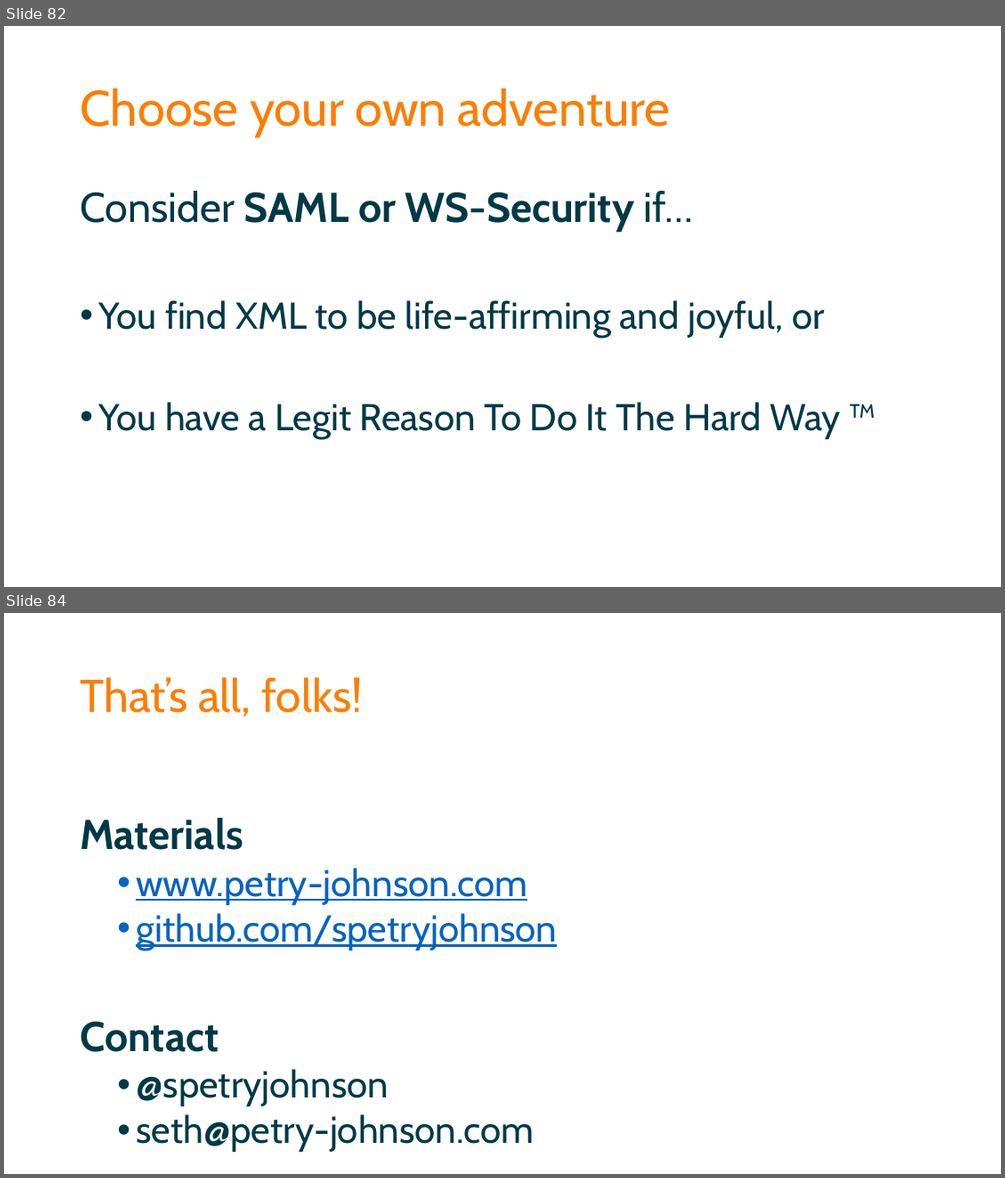
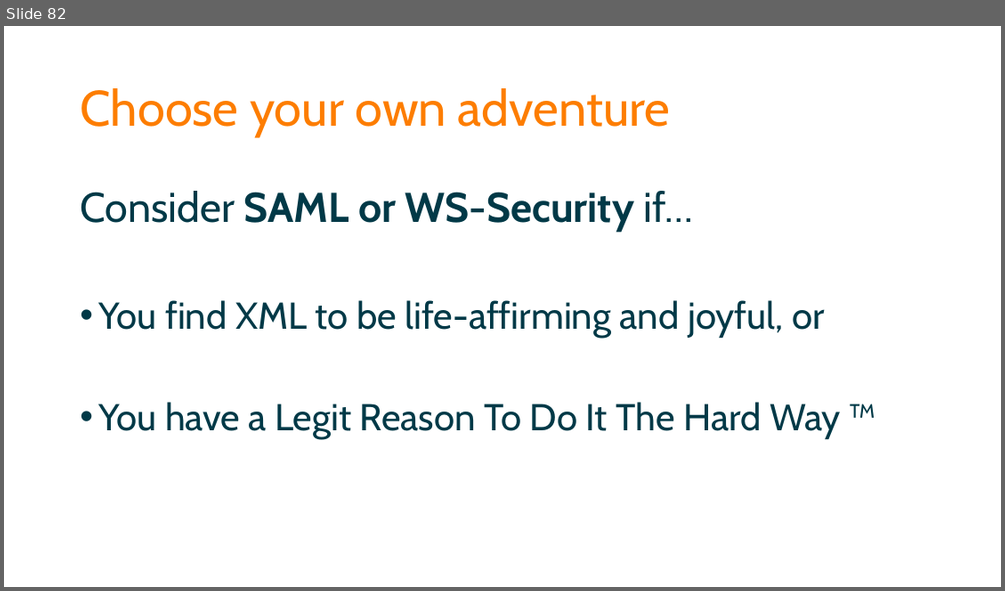
Before and after one commit to spetryjohnson/Securing-Your-API-Endpoints, a slide deck: Securing Your API Endpoints.pptx. Shown one above the other, each under a label of ours: slides 82 and 84 before the commit, slide 82 after it; the slides between them are not shown. The pictures are 1005x1178 and 1005x591 pixels, drawn with LibreOffice and Linux fonts; fonts in the diff are those of the drawing. Boxes give left, top, right and bottom in pixels: in the first picture for what was removed or moved away, otherwise in the second. Text is boxed around its words. In the diff, an @@ line names an element or a change of style, - is before the commit and + after.

```diff
--- a/Securing Your API Endpoints.pptx
+++ b/Securing Your API Endpoints.pptx
@@ slide 84 removed at <box>4,613,1001,1174</box>, background #FFFFFF @@
@@ title removed at <box>80,677,363,717</box> @@
-That’s all, folks!
@@ text removed at <box>80,818,557,1151</box> @@
-Materials
-  • www.petry-johnson.com
-  • github.com/spetryjohnson
-Contact
-  • @spetryjohnson
-  • seth@petry-johnson.com
```
Also in this commit, not shown: 1 slide changed, 1 other file.
